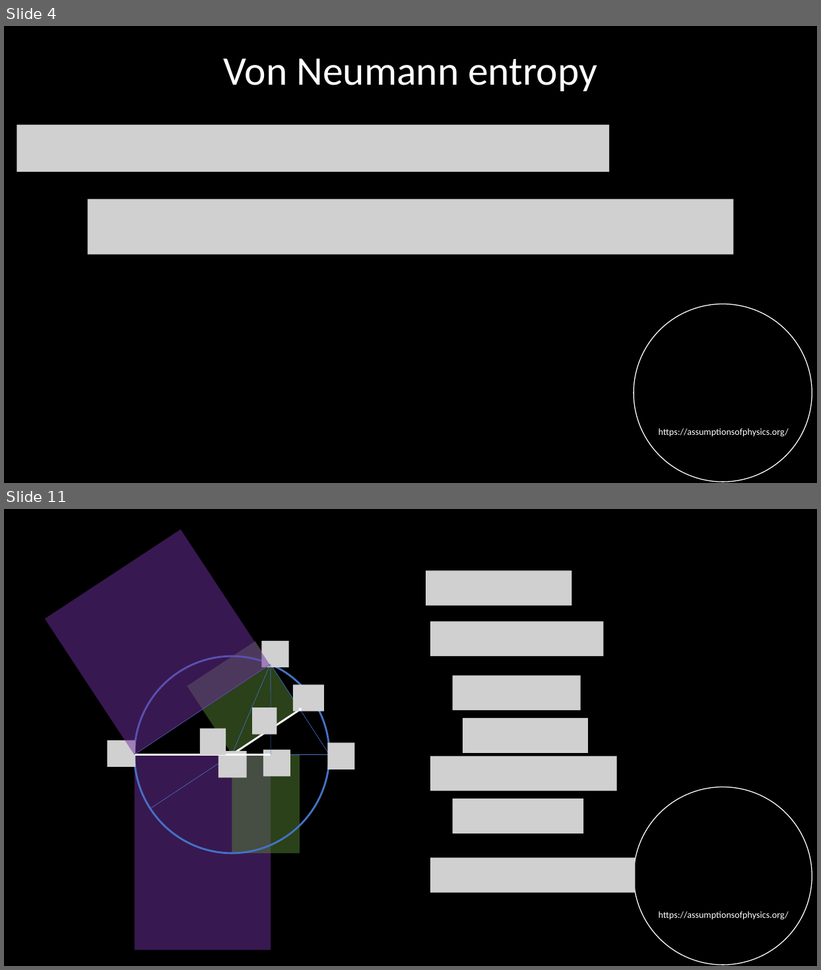
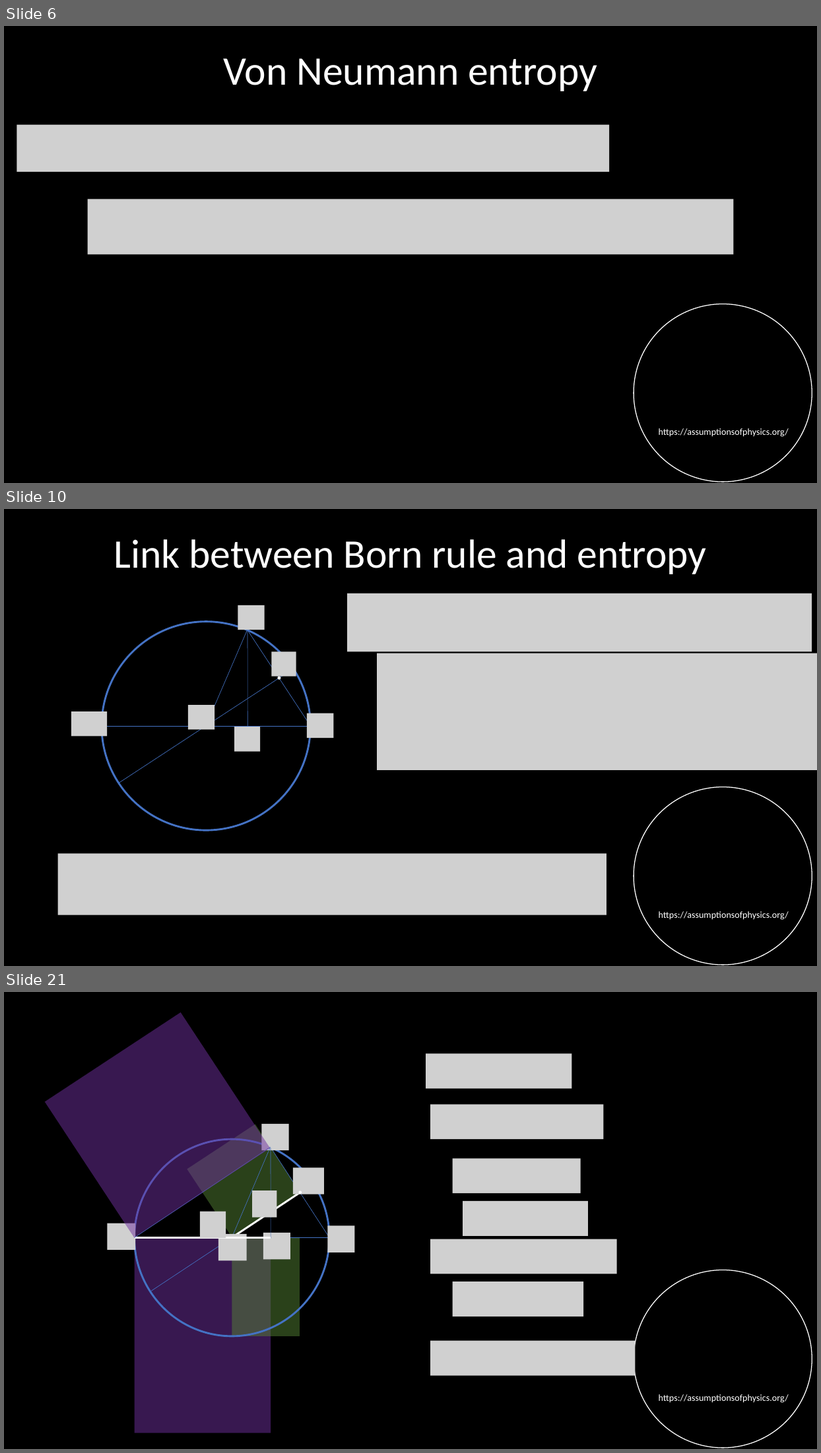
Before and after one commit to assumptionsofphysics/slides, a slide deck: 2026/20260701-BornIsEntropy.pptx. Shown one above the other, each under a label of ours: slides 4 and 11 before the commit, slides 6, 10 and 21 after it; the slides between them are not shown. The pictures are 821x970 and 821x1453 pixels, drawn with LibreOffice and Linux fonts; fonts in the diff are those of the drawing; grey boxes stand for pictures; background and template pictures are left out. Boxes give left, top, right and bottom in pixels: in the first picture for what was removed or moved away, otherwise in the second. Text is boxed around its words. In the diff, an @@ line names an element or a change of style, - is before the commit and + after.

Commit message:
Updating slides for Born-entropy relationship

```diff
--- a/2026/20260701-BornIsEntropy.pptx
+++ b/2026/20260701-BornIsEntropy.pptx
@@ slide 10 added at <box>4,509,817,966</box>, background #000000; not listed: 2 template elements that a slide beside it also shows @@
@@ text added at <box>114,539,707,574</box>, 48 pt, text #FFFFFF @@
+Link between Born rule and entropy
@@ picture added at <box>347,593,812,652</box> @@
@@ picture added at <box>378,654,817,770</box> @@
@@ group added at <box>71,605,333,831</box>: 6 pictures, 5 lines, 2 ellipses @@
@@ picture added at <box>57,854,607,916</box> @@
@@ what was slide 4 is now slide 6 @@
@@ what was slide 11 is now slide 21 @@
```
Also in this commit, not shown: 3 slides changed, 14 other slides added, 10 slides removed.
